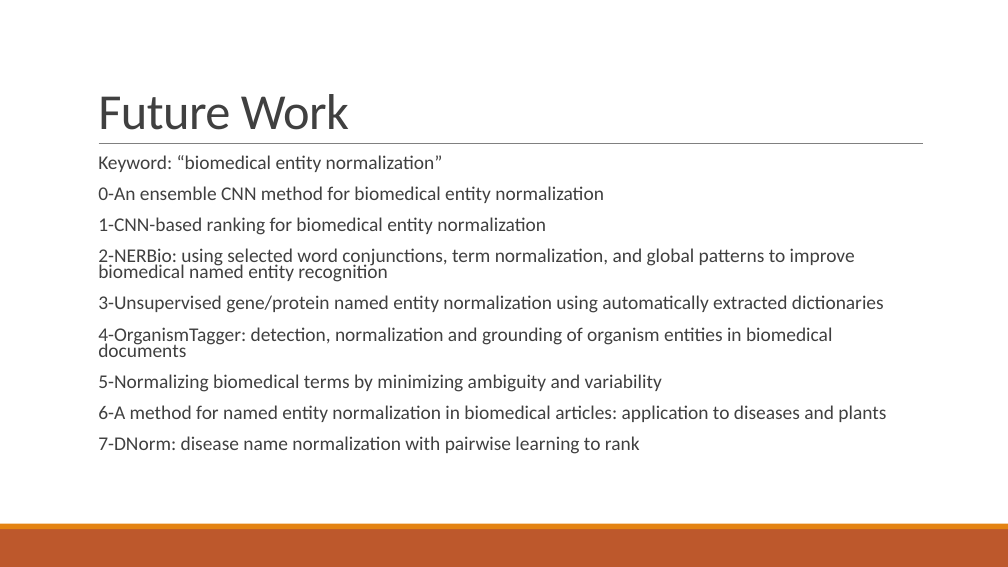
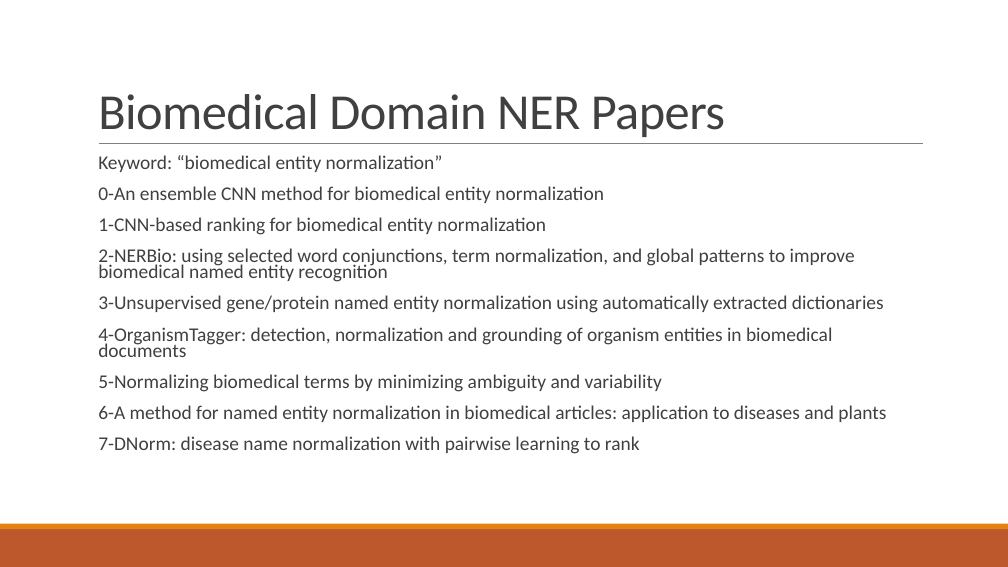
Before and after one commit to abdullahyldz/Cmpe493TermProject, a slide deck: slide 8 of Slides/Can Deveci.pptx (slide 7 before the commit). Drawn at 1008x567 pixels with LibreOffice and Linux fonts; fonts in the diff are those of the drawing. Boxes give left, top, right and bottom in pixels: in the first picture for what was removed or moved away, otherwise in the second. Text is boxed around its words. In the diff, an @@ line names an element or a change of style, - is before the commit and + after.

Commit message:
Added references for Habitats domain.

```diff
--- a/Slides/Can Deveci.pptx
+++ b/Slides/Can Deveci.pptx
@@ title at bbox=[98, 94, 725, 137]: text changed @@
-Future Work
+Biomedical Domain NER Papers
```
Also in this commit, not shown: 3 slides added, 1 slide removed, 14 other files.
